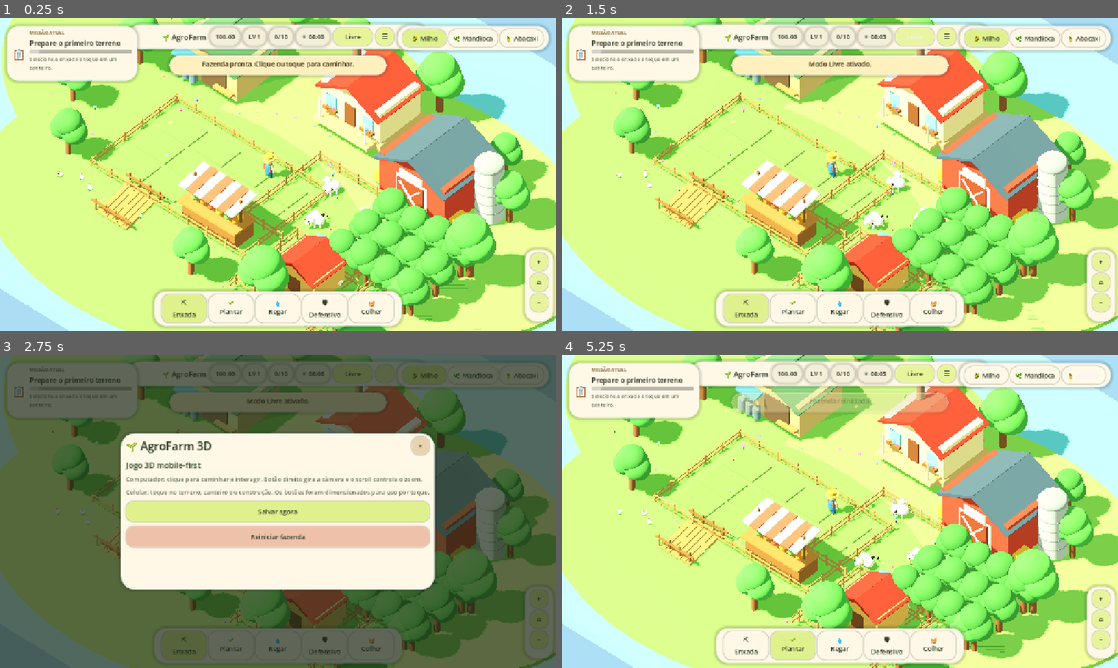
Above: before the commit, frames 1-4 (two rows, left to right).
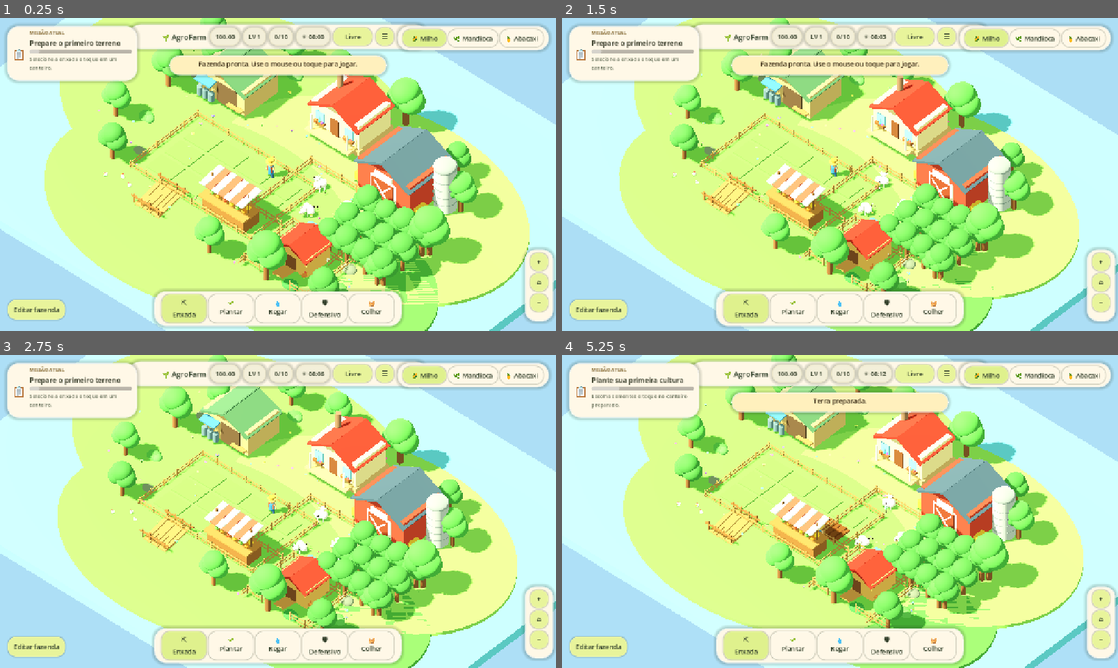
Above: after the commit, the same moments.

Repository: stepoil-debug/agrofarm
Game: Godot game, scene res://scenes/main.tscn
The game is run twice, just before and just after one commit, with the same random seed, the same clock (stepped at 60 frames per second) and the same inputs.
Inputs (mouse positions are in pixels of both pictures, inside the frame that each line leads up to):
- Up to frame 1 (0.25 s): no input
- Up to frame 2 (1.5 s): click "Livre" at 0.5 s; click "Realista" (after the commit: "Livre") at 1.25 s
- Up to frame 3 (2.75 s): click "☰" at 2 s
- Up to frame 4 (5.25 s): click (840, 536) at 2.75 s, where only the run before the commit has a clickable "Reiniciar fazenda"; click "🌽 Milho" at 3.5 s; click "🌿 Mandioca" at 4.25 s; click "🍍 Abacaxi" at 5 s

The runs differ from the first frame. In frame 1, 58% of the frame differs, in the area x 0-100%, y 0-100%; in frame 2, 62%; in frame 3, 98%; in frame 4, 66%.

Commit message:
feat: ativar controlador 3D com personalização completa

Diff:
--- a/apps/agrofarm-godot/scenes/main.tscn
+++ b/apps/agrofarm-godot/scenes/main.tscn
@@ -1,6 +1,6 @@
 [gd_scene load_steps=2 format=3]
 
-[ext_resource type="Script" path="res://scripts/main.gd" id="1_main"]
+[ext_resource type="Script" path="res://scripts/main_custom.gd" id="1_main"]
 
 [node name="AgroFarm3D" type="Node3D"]
 script = ExtResource("1_main")
